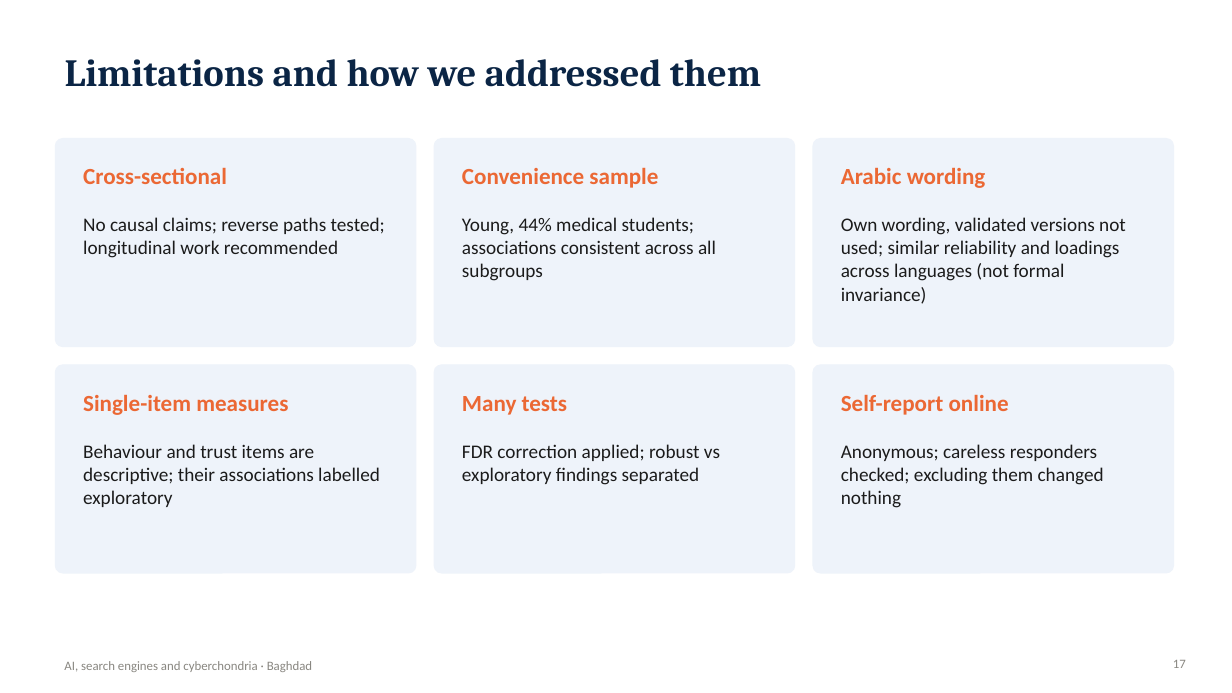
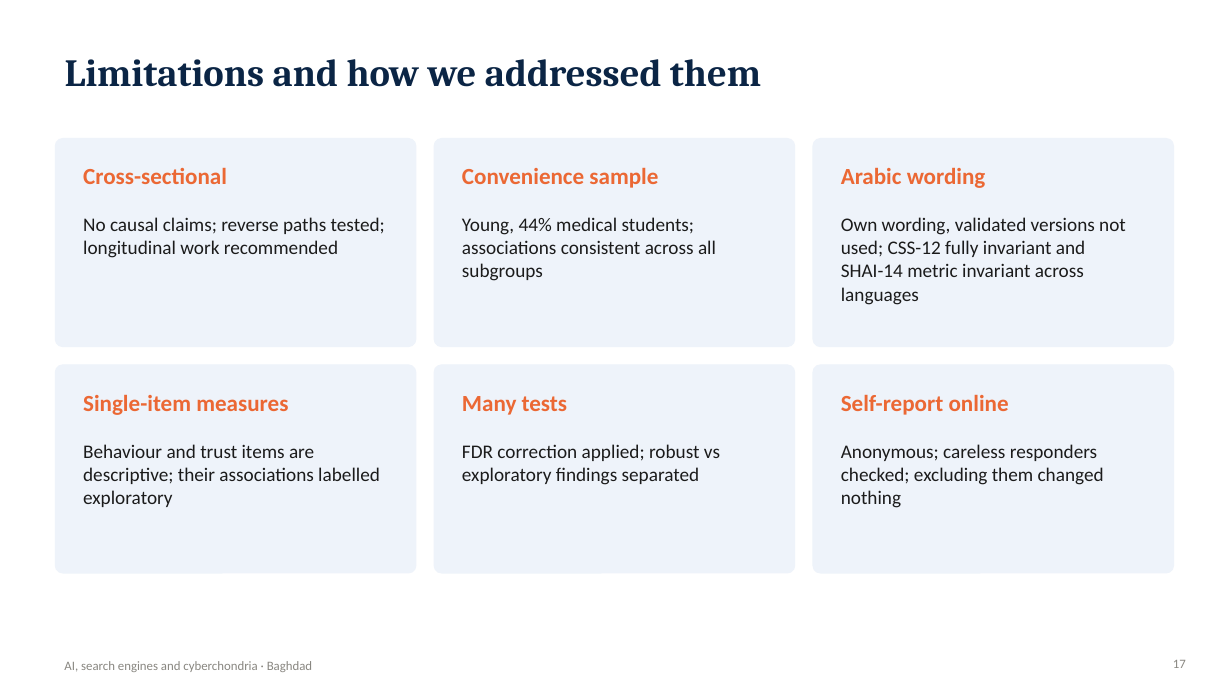
Before and after one commit to Yaseen279/History-Exam, a slide deck: slide 17 of research/output/study/Defence_Presentation.pptx. Drawn at 1232x693 pixels with LibreOffice and Linux fonts; fonts in the diff are those of the drawing. Boxes give left, top, right and bottom in pixels: in the first picture for what was removed or moved away, otherwise in the second. Text is boxed around its words. In the diff, an @@ line names an element or a change of style, - is before the commit and + after.

```diff
--- a/research/output/study/Defence_Presentation.pptx
+++ b/research/output/study/Defence_Presentation.pptx
@@ text at [841,217,1126,305]: text changed @@
-Own wording, validated versions not used; similar reliability and loadings across languages (not formal invariance)
+Own wording, validated versions not used; CSS-12 fully invariant and SHAI-14 metric invariant across languages
```
Also in this commit, not shown: 16 other files.
